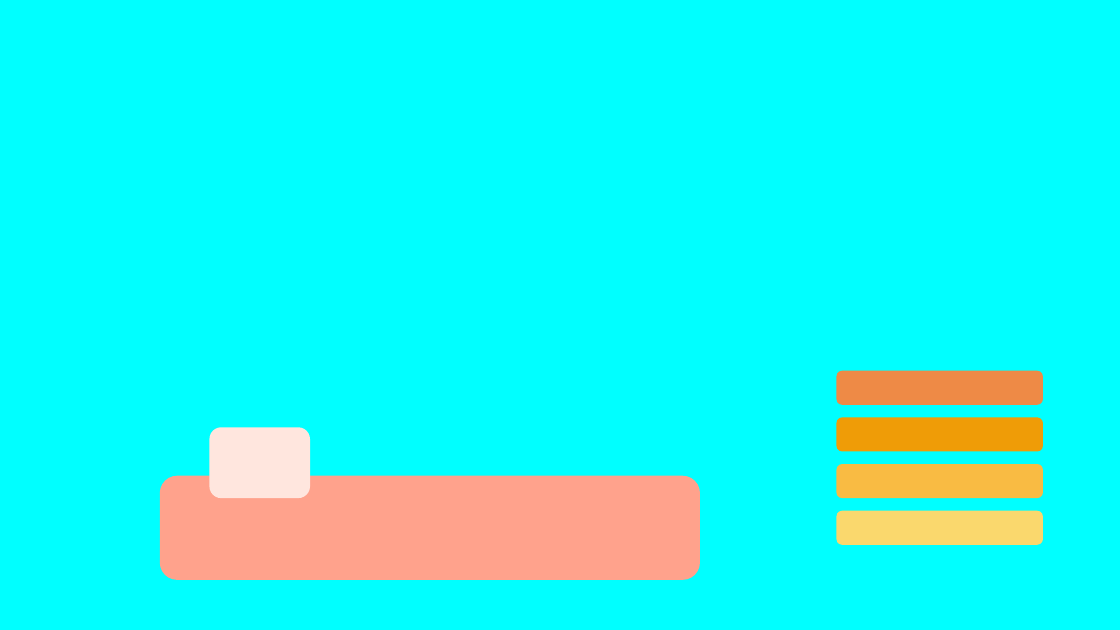
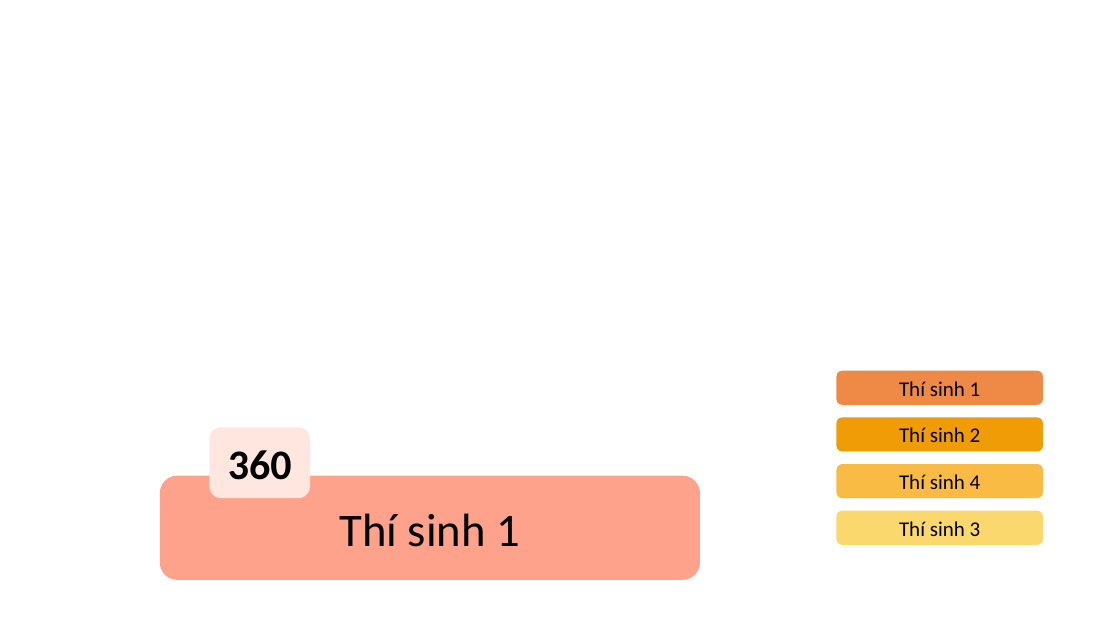
Before and after one commit to zipdang04/SimpO_HTTT, a slide deck: slide 7 of Olympia.pptm. Drawn at 1120x630 pixels with LibreOffice and Linux fonts; fonts in the diff are those of the drawing. Boxes give left, top, right and bottom in pixels: in the first picture for what was removed or moved away, otherwise in the second. Text is boxed around its words. In the diff, an @@ line names an element or a change of style, - is before the commit and + after.

```diff
--- a/Olympia.pptm
+++ b/Olympia.pptm
@@ background #00FFFF to #FFFFFF @@
@@ text in rounded rectangle at [899, 381, 981, 396]: text added @@
+Thí sinh 1
@@ text in rounded rectangle at [899, 427, 981, 442]: text added @@
+Thí sinh 2
@@ text in rounded rectangle at [228, 450, 292, 480]: text added @@
+360
@@ text in rounded rectangle at [899, 474, 981, 489]: text added @@
+Thí sinh 4
@@ text in rounded rectangle at [340, 513, 520, 547]: text added @@
+Thí sinh 1
@@ text in rounded rectangle at [899, 521, 981, 536]: text added @@
+Thí sinh 3
```
Also in this commit, not shown: 3 other slides changed, 3 slides added, 3 slides removed, 19 other files.
